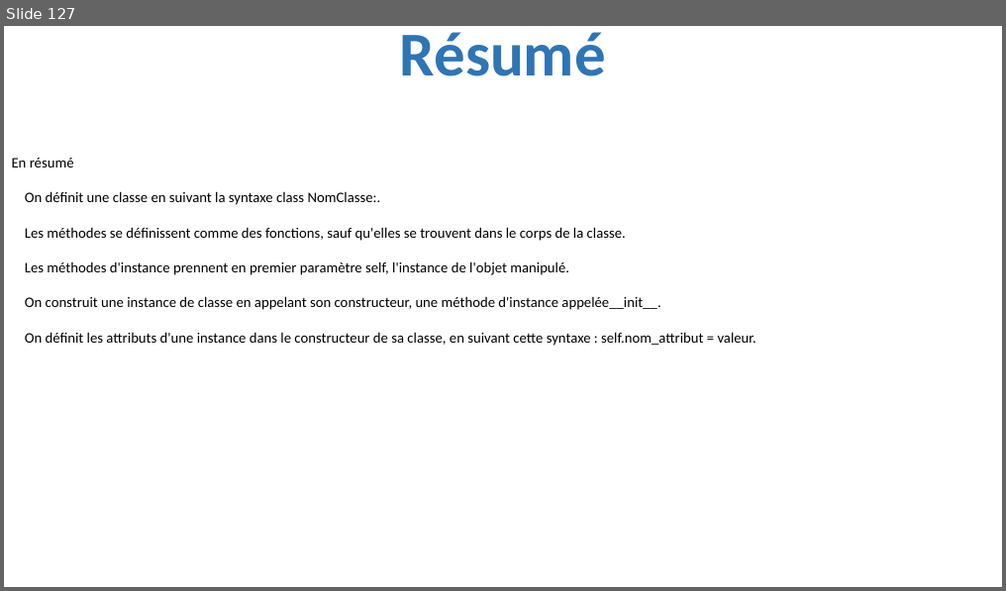
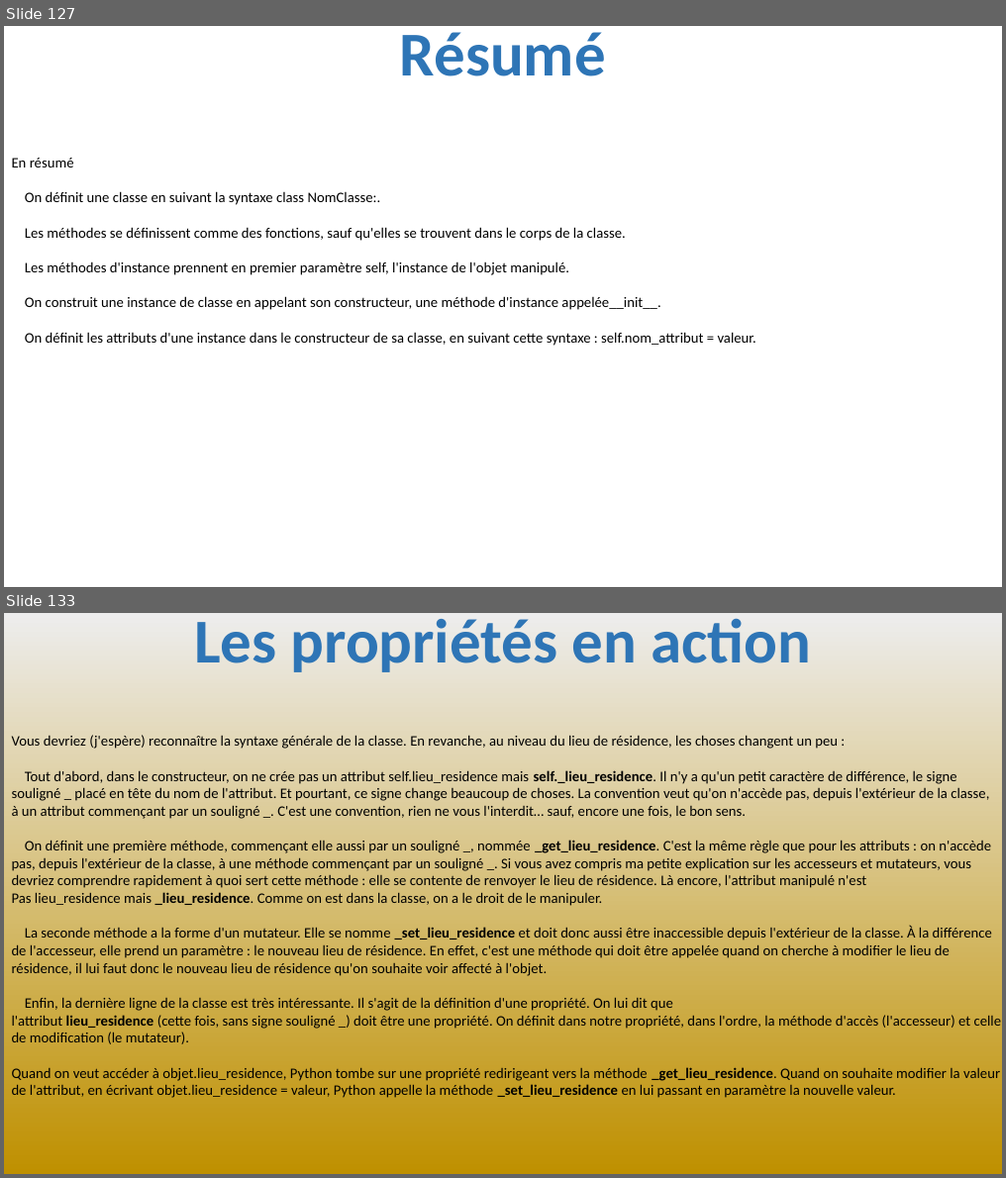
Before and after one commit to julienPalleau/PythonDoc, a slide deck: Python-resume.pptx. Shown one above the other, each under a label of ours: slide 127 before the commit, slides 127 and 133 after it; the slides between them are not shown. The pictures are 1006x591 and 1006x1178 pixels, drawn with LibreOffice and Linux fonts; fonts in the diff are those of the drawing. Boxes give left, top, right and bottom in pixels: in the first picture for what was removed or moved away, otherwise in the second. Text is boxed around its words. In the diff, an @@ line names an element or a change of style, - is before the commit and + after.

```diff
--- a/Python-resume.pptx
+++ b/Python-resume.pptx
@@ slide 133 added at [4, 613, 1002, 1174], background gradient #EDEDED to #BF9000 @@
@@ title added at [194, 618, 812, 672], 60 pt, text #2E75B6, bold @@
+Les propriétés en action
@@ text added at [12, 735, 1002, 1098], 14 pt, text #000000 @@
+Vous devriez (j'espère) reconnaître la syntaxe générale de la classe. En revanche, au niveau du lieu de résidence, les choses changent un peu :
+Tout d'abord, dans le constructeur, on ne crée pas un attribut self.lieu_residence mais self._lieu_residence. Il n'y a qu'un petit caractère de différence, le signe
+souligné _ placé en tête du nom de l'attribut. Et pourtant, ce signe change beaucoup de choses. La convention veut qu'on n'accède pas, depuis l'extérieur de la classe,
+à un attribut commençant par un souligné _. C'est une convention, rien ne vous l'interdit… sauf, encore une fois, le bon sens.
+On définit une première méthode, commençant elle aussi par un souligné _, nommée _get_lieu_residence. C'est la même règle que pour les attributs : on n'accède
+pas, depuis l'extérieur de la classe, à une méthode commençant par un souligné _. Si vous avez compris ma petite explication sur les accesseurs et mutateurs, vous
+devriez comprendre rapidement à quoi sert cette méthode : elle se contente de renvoyer le lieu de résidence. Là encore, l'attribut manipulé n'est
+Pas lieu_residence mais _lieu_residence. Comme on est dans la classe, on a le droit de le manipuler.
+La seconde méthode a la forme d'un mutateur. Elle se nomme _set_lieu_residence et doit donc aussi être inaccessible depuis l'extérieur de la classe. À la différence
+de l'accesseur, elle prend un paramètre : le nouveau lieu de résidence. En effet, c'est une méthode qui doit être appelée quand on cherche à modifier le lieu de
+résidence, il lui faut donc le nouveau lieu de résidence qu'on souhaite voir affecté à l'objet.
+Enfin, la dernière ligne de la classe est très intéressante. Il s'agit de la définition d'une propriété. On lui dit que
+l'attribut lieu_residence (cette fois, sans signe souligné _) doit être une propriété. On définit dans notre propriété, dans l'ordre, la méthode d'accès (l'accesseur) et celle
+de modification (le mutateur).
+Quand on veut accéder à objet.lieu_residence, Python tombe sur une propriété redirigeant vers la méthode _get_lieu_residence. Quand on souhaite modifier la valeur
+de l'attribut, en écrivant objet.lieu_residence = valeur, Python appelle la méthode _set_lieu_residence en lui passant en paramètre la nouvelle valeur.
```
Also in this commit, not shown: 7 other slides added.
